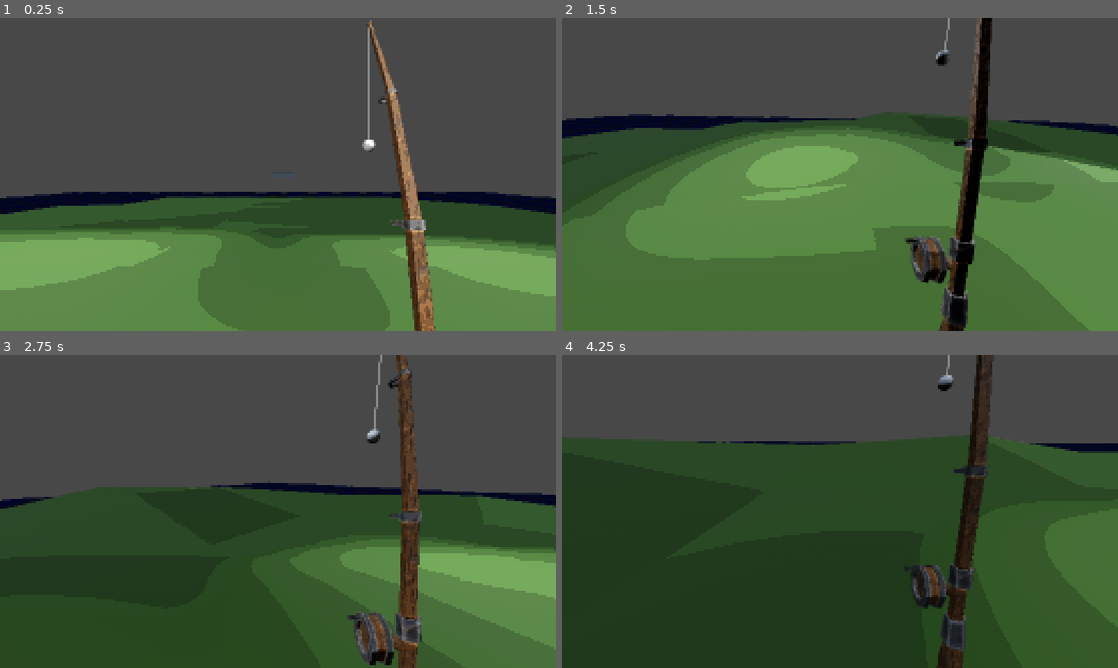
Above: before the commit, frames 1-4 (two rows, left to right).
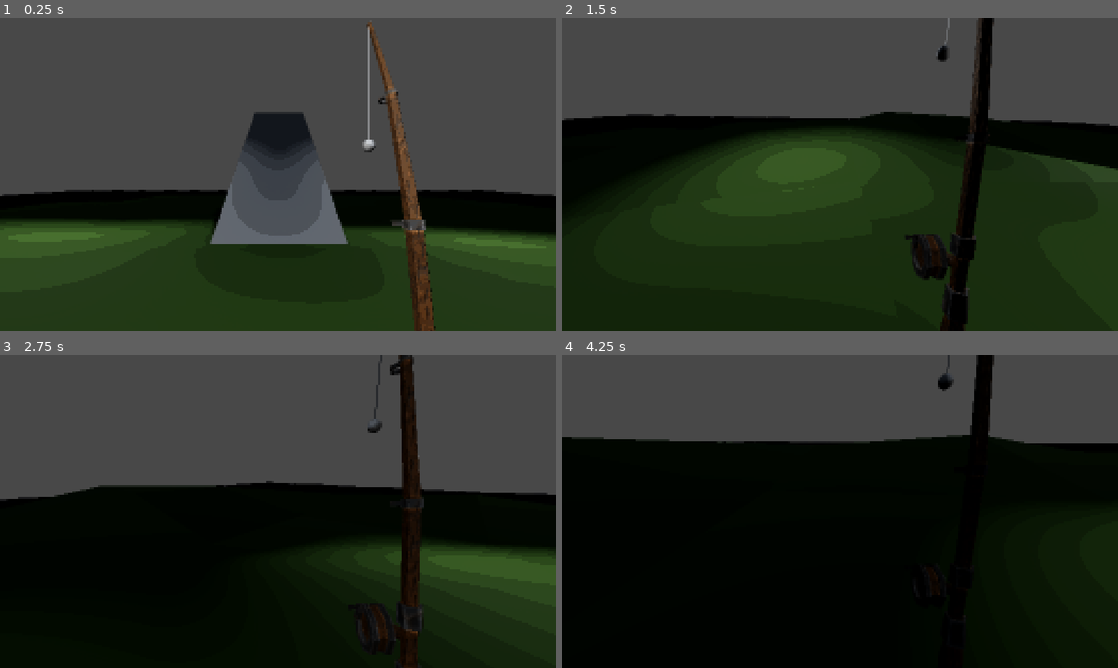
Above: after the commit, the same moments.

Repository: bobiscoolleonardo-collab/Collab
Game: Godot game, scene res://Scenes/game.tscn
Same seed, same stepped clock (60 frames per second), same inputs: the game is played once before the commit and once after it.
Inputs (mouse positions are in pixels of both pictures, inside the frame that each line leads up to):
- Up to frame 1 (0.25 s): no input
- Up to frame 2 (1.5 s): move the mouse to (962, 158) at 0.52 s; hold D (right) 0.53-1.28 s; hold Space (space) 0.53-1.28 s; click (962, 158) at 0.67 s; tap Shift (sprint) at 0.8, 1.35 s; move the mouse to (812, 174) at 1.27 s; hold W (up) from 1.28 s (still down)
- Up to frame 3 (2.75 s): keep holding W (up); tap Space (space) at 1.55 s; move the mouse to (289, 505) at 2.02 s; hold Space (space) from 2.03 s (still down); tap Shift (sprint) at 2.3 s
- Up to frame 4 (4.25 s): keep holding W (up); move the mouse to (834, 517) at 2.77 s; release Space (space) at 2.78 s; tap Shift (sprint) at 2.85, 3.8 s; tap Space (space) at 3.05 s; move the mouse to (878, 514) at 3.52 s; hold Space (space) from 3.53 s (still down)

The runs differ from the first frame. In frame 1, 45% of the frame differs, in the area x 0-100%, y 0-100%; in frame 2, 67%; in frame 3, 59%; in frame 4, 73%.

Commit message:
Multiple Changes
Tweeks to the bobber, new state machine :), fishing coming soon

Diff:
--- a/Models/Fishing Rods/stylized_fishing_rod.tres
+++ b/Models/Fishing Rods/Wooden/stylized_fishing_rod.tres
@@ -1,8 +1,8 @@
 [gd_resource type="ArrayMesh" format=4 uid="uid://c5pc6els45d5f"]
 
-[ext_resource type="Texture2D" uid="uid://dn664o0yds14w" path="res://Models/Fishing Rods/stylized_fishing_rod__sea_land_0.png" id="1_ooa7i"]
-[ext_resource type="Texture2D" uid="uid://dqugu823uculd" path="res://Models/Fishing Rods/stylized_fishing_rod__sea_land_1.png" id="2_jfled"]
-[ext_resource type="Texture2D" uid="uid://bufugcaki1sj4" path="res://Models/Fishing Rods/stylized_fishing_rod__sea_land_2.png" id="3_q7fea"]
+[ext_resource type="Texture2D" uid="uid://dn664o0yds14w" path="res://Models/Fishing Rods/Wooden/stylized_fishing_rod__sea_land_0.png" id="1_ooa7i"]
+[ext_resource type="Texture2D" uid="uid://dqugu823uculd" path="res://Models/Fishing Rods/Wooden/stylized_fishing_rod__sea_land_1.png" id="2_jfled"]
+[ext_resource type="Texture2D" uid="uid://bufugcaki1sj4" path="res://Models/Fishing Rods/Wooden/stylized_fishing_rod__sea_land_2.png" id="3_q7fea"]
 
 [sub_resource type="StandardMaterial3D" id="StandardMaterial3D_t6sy3"]
 resource_name = "Material.001"
--- a/Scenes/fishing_rod.tscn
+++ b/Scenes/fishing_rod.tscn
@@ -1,6 +1,6 @@
 [gd_scene format=3 uid="uid://cfy2rghhnl1os"]
 
-[ext_resource type="ArrayMesh" uid="uid://c5pc6els45d5f" path="res://Models/Fishing Rods/stylized_fishing_rod.tres" id="1_m7wbm"]
+[ext_resource type="ArrayMesh" uid="uid://c5pc6els45d5f" path="res://Models/Fishing Rods/Wooden/stylized_fishing_rod.tres" id="1_m7wbm"]
 [ext_resource type="Script" uid="uid://rtuog3bbvxn" path="res://Scripts/Bobber.gd" id="1_t02qk"]
 
 [sub_resource type="ConcavePolygonShape3D" id="ConcavePolygonShape3D_q27nk"]
--- a/Scenes/game.tscn
+++ b/Scenes/game.tscn
@@ -123,6 +123,15 @@
 [sub_resource type="ConcavePolygonShape3D" id="ConcavePolygonShape3D_1l0tm"]
 data = PackedVector3Array(-29.4725, -2.9622998, -22.640999, -21.0516, -1.2027999, -29.109098, -21.0516, 1.7643, -22.640 …(13034 unchanged characters)…
 
+[sub_resource type="BoxMesh" id="BoxMesh_i6g32"]
+size = Vector3(3, 0.2, 10)
+
+[sub_resource type="BoxShape3D" id="BoxShape3D_1l0tm"]
+size = Vector3(3, 0.2, 10)
+
+[sub_resource type="BoxShape3D" id="BoxShape3D_v158k"]
+size = Vector3(3, 0.2, 10)
+
 [node name="Game" type="Node3D" unique_id=1711670376]
 
 [node name="Lighting" type="Node3D" parent="." unique_id=1652345042]
@@ -130,8 +139,10 @@
 [node name="DirectionalLight3D" type="DirectionalLight3D" parent="Lighting" unique_id=1982673979]
 transform = Transform3D(0.6150286, -0.66305155, 0.4267345, 1.4687029e-08, 0.5411947, 0.84089744, -0.78850484, -0.51717603, 0.3328502, -1.1920929e-07, 1.5319614, -4.239302)
 light_color = Color(0.8405217, 0.90653723, 1, 1)
+light_energy = 0.1
 light_angular_distance = 1.0
 shadow_enabled = true
+directional_shadow_mode = 1
 
 [node name="WorldEnvironment" type="WorldEnvironment" parent="Lighting" unique_id=1924020333]
 environment = SubResource("Environment_i6g32")
@@ -207,7 +218,7 @@
 transform = Transform3D(1, 0, 0, 0, 1, 0, 0, 0, 1, 1.9232683, -0.53777933, -0.949584)
 
 [node name="player" parent="." unique_id=298331612 instance=ExtResource("1_ebmjs")]
-transform = Transform3D(1, 0, 0, 0, 1, 0, 0, 0, 1, 0, 3.5401495, 0)
+transform = Transform3D(1, 0, 0, 0, 1, 0, 0, 0, 1, 0, 2.8017867, 0)
 
 [node name="water" type="MeshInstance3D" parent="." unique_id=1268632989]
 transform = Transform3D(1, 0, 0, 0, 1, 0, 0, 0, 1, 0, -0.4070902, 0.40032053)
@@ -229,3 +240,25 @@
 [node name="CollisionShape3D" type="CollisionShape3D" parent="Island" unique_id=820172125]
 transform = Transform3D(-4.3711392e-08, 0, 1.0000001, 0, 1, 0, -1.0000001, 0, -4.3711392e-08, 0, 0, 0)
 shape = SubResource("ConcavePolygonShape3D_1l0tm")
+
+[node name="StaticBody3D" type="StaticBody3D" parent="." unique_id=1262429587]
+transform = Transform3D(1, 0, 0, 0, 1, 0, 0, 0, 1, 0, 4.4241123, 0)
+
+[node name="MeshInstance3D" type="MeshInstance3D" parent="StaticBody3D" unique_id=257560493]
+transform = Transform3D(1, 0, 0, 0, 0.8380617, -0.5455755, 0, 0.5455755, 0.8380617, 0, -0.089594364, -8.548641)
+mesh = SubResource("BoxMesh_i6g32")
+
+[node name="CollisionShape3D" type="CollisionShape3D" parent="StaticBody3D" unique_id=784901522]
+transform = Transform3D(1, 0, 0, 0, 0.8380617, -0.5455755, 0, 0.5455755, 0.8380617, 0, -0.089594364, -8.548641)
+shape = SubResource("BoxShape3D_1l0tm")
+
+[node name="StaticBody3D2" type="StaticBody3D" parent="." unique_id=456919887]
+transform = Transform3D(1, 0, 0, 0, 1, 0, 0, 0, 1, 0, 4.4241123, 0)
+
+[node name="MeshInstance3D" type="MeshInstance3D" parent="StaticBody3D2" unique_id=27822399]
+transform = Transform3D(1, 0, 0, 0, 1, 0, 0, 0, 1, 0, 2.613453, -17.690096)
+mesh = SubResource("BoxMesh_i6g32")
+
+[node name="CollisionShape3D" type="CollisionShape3D" parent="StaticBody3D2" unique_id=1650331903]
+transform = Transform3D(1, 0, 0, 0, 1, 0, 0, 0, 1, 0, 2.613453, -17.690096)
+shape = SubResource("BoxShape3D_v158k")
--- a/Scenes/player.tscn
+++ b/Scenes/player.tscn
@@ -3,6 +3,12 @@
 [ext_resource type="Script" uid="uid://g77wxivcs805" path="res://Scripts/player.gd" id="1_v0iea"]
 [ext_resource type="PackedScene" uid="uid://cfy2rghhnl1os" path="res://Scenes/fishing_rod.tscn" id="2_6t5aa"]
 [ext_resource type="Shader" uid="uid://b1e5d05gsbdsd" path="res://Shaders/Pixelation.gdshader" id="2_cvnsp"]
+[ext_resource type="Script" uid="uid://dhvcrghyj05u7" path="res://Scripts/PlayerStates/StateMachine.gd" id="4_x3wgy"]
+[ext_resource type="Script" uid="uid://825morih6jb3" path="res://Scripts/PlayerStates/idle.gd" id="5_3smsa"]
+[ext_resource type="Script" uid="uid://dx58k5ortwf80" path="res://Scripts/PlayerStates/walking.gd" id="6_8erm5"]
+[ext_resource type="Script" uid="uid://bg5ghk3ofs4g8" path="res://Scripts/PlayerStates/running.gd" id="7_8erm5"]
+[ext_resource type="Script" uid="uid://bqo2v0kxvqw61" path="res://Scripts/PlayerStates/jumping.gd" id="8_f1ek2"]
+[ext_resource type="Script" uid="uid://bo0w5qunldvo1" path="res://Scripts/PlayerStates/falling.gd" id="9_f1ek2"]
 
 [sub_resource type="CapsuleMesh" id="CapsuleMesh_cvnsp"]
 
@@ -60,3 +66,28 @@
 grow_horizontal = 2
 grow_vertical = 2
 mouse_filter = 2
+
+[node name="StateMachine" type="Node" parent="." unique_id=1114089350 node_paths=PackedStringArray("current_state")]
+script = ExtResource("4_x3wgy")
+current_state = NodePath("Idle")
+metadata/_custom_type_script = "uid://dhvcrghyj05u7"
+
+[node name="Idle" type="Node" parent="StateMachine" unique_id=1557513157]
+script = ExtResource("5_3smsa")
+metadata/_custom_type_script = "uid://bqyadyjqf8i0"
+
+[node name="Walking" type="Node" parent="StateMachine" unique_id=1926175812]
+script = ExtResource("6_8erm5")
+metadata/_custom_type_script = "uid://bqyadyjqf8i0"
+
+[node name="Running" type="Node" parent="StateMachine" unique_id=1551724255]
+script = ExtResource("7_8erm5")
+metadata/_custom_type_script = "uid://bqyadyjqf8i0"
+
+[node name="Jumping" type="Node" parent="StateMachine" unique_id=2052472494]
+script = ExtResource("8_f1ek2")
+metadata/_custom_type_script = "uid://bqyadyjqf8i0"
+
+[node name="Falling" type="Node" parent="StateMachine" unique_id=718565160]
+script = ExtResource("9_f1ek2")
+metadata/_custom_type_script = "uid://bqyadyjqf8i0"
--- a/Scripts/Bobber.gd
+++ b/Scripts/Bobber.gd
@@ -29,7 +29,7 @@
 	add_child(line)
 
 	var mat = StandardMaterial3D.new()
-	mat.shading_mode = BaseMaterial3D.SHADING_MODE_UNSHADED
+	mat.shading_mode = BaseMaterial3D.SHADING_MODE_PER_VERTEX
 	mat.albedo_color = Color(0.8, 0.8, 0.8)
 
 	line.material_override = mat
--- /dev/null
+++ b/Scripts/PlayerStates/State.gd
@@ -0,0 +1,16 @@
+class_name State extends Node
+
+
+signal transition(new_state_name: StringName)
+
+func enter() -> void:
+	pass
+
+func exit() -> void:
+	pass
+
+func update(_delta : float) -> void:
+	pass
+
+func physics_update(_delta : float) -> void:
+	pass
--- /dev/null
+++ b/Scripts/PlayerStates/StateMachine.gd
@@ -0,0 +1,31 @@
+class_name StateMachine extends Node
+
+@export var current_state : State
+var states : Dictionary = {}
+
+func _ready():
+	for child in get_children():
+		if child is State:
+			states[child.name] = child
+			child.transition.connect(on_child_transition)
+		else:
+			push_warning("State machine contains incompatible child node")
+	await owner.ready
+	current_state.enter()
+
+func _process(delta: float):
+	current_state.update(delta)
+
+func _physics_process(delta: float):
+	current_state.physics_update(delta)
+
+func on_child_transition(new_state_name : StringName) -> void:
+	var new_state = states.get(new_state_name)
+	if new_state != null:
+		if new_state != current_state:
+			current_state.exit()
+			new_state.enter()
+			current_state = new_state
+			print(current_state)
+	else:
+		push_warning("State does not exist")
--- /dev/null
+++ b/Scripts/PlayerStates/falling.gd
@@ -0,0 +1,5 @@
+class_name falling extends State
+
+func update(_delta):
+	if global.player.is_on_floor():
+		transition.emit("Idle")
--- /dev/null
+++ b/Scripts/PlayerStates/idle.gd
@@ -0,0 +1,9 @@
+class_name idle extends State
+
+func update(_delta):
+	if global.player.is_moving and global.player.is_on_floor():
+		transition.emit("Walking")
+	if global.player.is_on_floor() and Input.is_action_pressed("space"):
+		transition.emit("Jumping")
+	if global.player.velocity_y_last < -1.0:
+		transition.emit("Falling")
--- /dev/null
+++ b/Scripts/PlayerStates/jumping.gd
@@ -0,0 +1,5 @@
+class_name JumpingPlayerState extends State
+
+func update(_delta):
+	if global.player.velocity_y_last < -1.0:
+		transition.emit("Falling")
--- /dev/null
+++ b/Scripts/PlayerStates/running.gd
@@ -0,0 +1,10 @@
+class_name running extends State
+
+
+func update(_delta):
+	if Input.is_action_just_released("sprint"):
+		transition.emit("Walking")
+	if global.player.is_on_floor() and Input.is_action_pressed("space"):
+		transition.emit("Jumping")
+	if global.player.velocity_y_last < -1.0:
+		transition.emit("Falling")
--- /dev/null
+++ b/Scripts/PlayerStates/walking.gd
@@ -0,0 +1,11 @@
+class_name walking extends State
+
+func update(_delta):
+	if !global.player.is_moving:
+		transition.emit("Idle")
+	if Input.is_action_pressed("sprint") and global.player.is_moving and global.player.is_on_floor():
+		transition.emit("Running")
+	if global.player.is_on_floor() and Input.is_action_pressed("space"):
+		transition.emit("Jumping")
+	if global.player.velocity_y_last < -1.0:
+		transition.emit("Falling")
--- a/Scripts/player.gd
+++ b/Scripts/player.gd
@@ -1,4 +1,4 @@
-extends CharacterBody3D
+class_name Player extends CharacterBody3D
 
 var walk_speed = 5.0
 var sprint_speed = 7.0
@@ -11,11 +11,13 @@
 var velocity_y_last := 0.0
 var landing_offset := 0.0
 
-var sway_amount := 0.5
+var sway_amount := 0.3
 var sway_smooth := 10.0
 var target_roll := 0.0
 
 var is_moving
+var is_sprinting
+var movement_speed
 
 var pitch := 0.0
 var sensitivity := 0.01
@@ -28,6 +30,9 @@
 @export var camera : Camera3D
 @export var hands : Node3D
 
+func _ready() -> void:
+	global.player = self
+
 func _unhandled_input(event: InputEvent) -> void:
 	if event is InputEventMouseButton:
 		Input.set_mouse_mode(Input.MOUSE_MODE_CAPTURED)
@@ -36,10 +41,8 @@
 	if Input.get_mouse_mode() == Input.MOUSE_MODE_CAPTURED:
 		if event is InputEventMouseMotion:
 			mouse_delta = event.relative
-		# Yaw (left/right)
 			neck.rotate_y(-event.relative.x * sensitivity)
 			hands.rotate_y(-event.relative.x * sensitivity)
-		# Pitch (up/down) — FIXED
 			pitch -= event.relative.y * sensitivity
 			pitch = clamp(pitch, deg_to_rad(-89), deg_to_rad(89))
 			camera.rotation.x = pitch
@@ -48,6 +51,7 @@
 func _physics_process(delta: float) -> void:
 
 	is_moving = false
+	is_sprinting = false
 
 	var normalized_mouse_x = mouse_delta.x / max(delta, 0.0001)
 	target_roll = clamp(-normalized_mouse_x * sway_amount * 0.001, -0.9, 0.9)
@@ -55,9 +59,8 @@
 
 	camera.rotation.z = lerp(camera.rotation.z, target_roll, delta * sway_smooth)
 
-	camera_bob(delta)
-
-	var speed = sprint_speed if Input.is_action_pressed("sprint") else walk_speed
+	movement_speed = sprint_speed if Input.is_action_pressed("sprint") else walk_speed
+	is_sprinting = true if Input.is_action_pressed("sprint") else false
 
 	if not is_on_floor():
 		velocity.y -= gravity * delta
@@ -71,16 +74,16 @@
 
 	if direction:
 		is_moving = true
-		target_velocity.x = direction.x * speed
-		target_velocity.z = direction.z * speed
+		target_velocity.x = direction.x * movement_speed
+		target_velocity.z = direction.z * movement_speed
 
 	velocity.x = lerp(velocity.x, target_velocity.x, 10 * delta)
 	velocity.z = lerp(velocity.z, target_velocity.z, 10 * delta)
 
 	# smooth return to center
 	target_roll = lerp(target_roll, 0.0, delta * 5.0)
-
 	move_and_slide()
+	camera_bob(delta)
 
 
 func camera_bob(delta: float):
Renamed: Models/Fishing Rods/stylized_fishing_rod__sea_land.glb -> Models/Fishing Rods/Wooden/stylized_fishing_rod__sea_land.glb
Not shown, changed: Models/Fishing Rods/Wooden/stylized_fishing_rod__sea_land.glb.import
Renamed: Models/Fishing Rods/stylized_fishing_rod__sea_land_0.png -> Models/Fishing Rods/Wooden/stylized_fishing_rod__sea_land_0.png
Not shown, changed: Models/Fishing Rods/Wooden/stylized_fishing_rod__sea_land_0.png.import
Renamed: Models/Fishing Rods/stylized_fishing_rod__sea_land_1.png -> Models/Fishing Rods/Wooden/stylized_fishing_rod__sea_land_1.png
Not shown, changed: Models/Fishing Rods/Wooden/stylized_fishing_rod__sea_land_1.png.import
Renamed: Models/Fishing Rods/stylized_fishing_rod__sea_land_2.png -> Models/Fishing Rods/Wooden/stylized_fishing_rod__sea_land_2.png
Not shown, changed: Models/Fishing Rods/Wooden/stylized_fishing_rod__sea_land_2.png.import
Renamed: Models/island.glb -> Models/Island/island.glb
Not shown, changed: Models/Island/island.glb.import
Renamed: island.tres -> Models/Island/island.tres
Renamed: Models/shack.glb -> Models/Shop/shack.glb
(and 8 more such lines)
